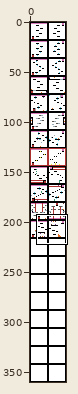
A pixel-art file gets an edit: Level_Design/Levels_v1.aseprite. Above: a wide view before the commit, with the close-up outlined.
Close-up. Before the commit:
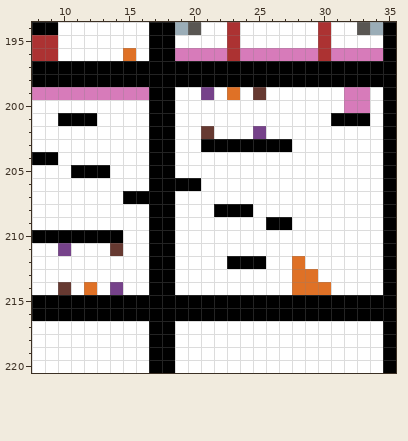
36x360 pixels, 1 frame. Shown: x 8..35, y 194..220. The commit also changed other parts of the picture, which this record leaves out.
The same view after the edit:
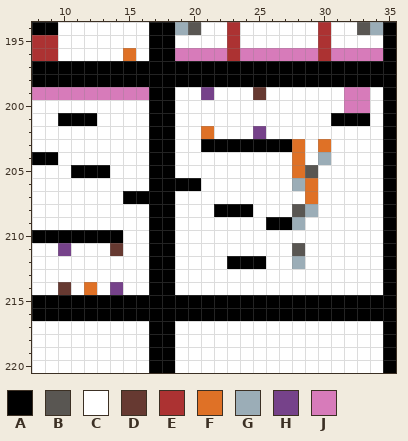
Palette (. is transparent): A #000000  B #595652  C #ffffff  D #663931  E #ac3232  F #df7126  G #9badb7  H #76428a  J #d77bba
Diff:
Changed rows in their new state; - is an unchanged pixel.
first column x 21:
199 --C-------
202 F---------
203 -------F-F
204 -------F-G
205 -------FB-
206 -------GF-
207 --------F-
208 -------BG-
209 -------G--
211 -------B--
212 -------G--
213 -------CC-
214 -------CCC
